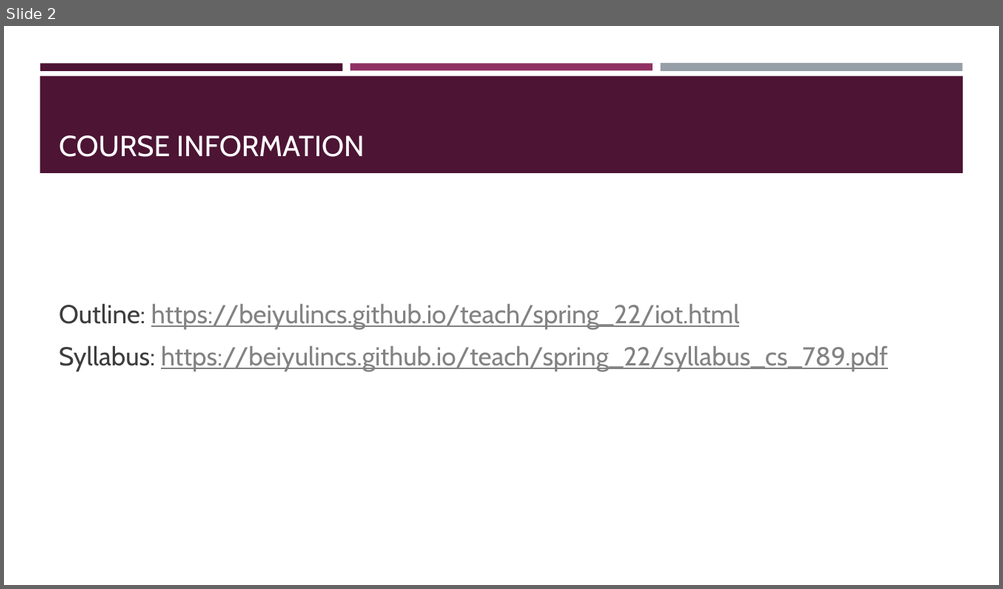
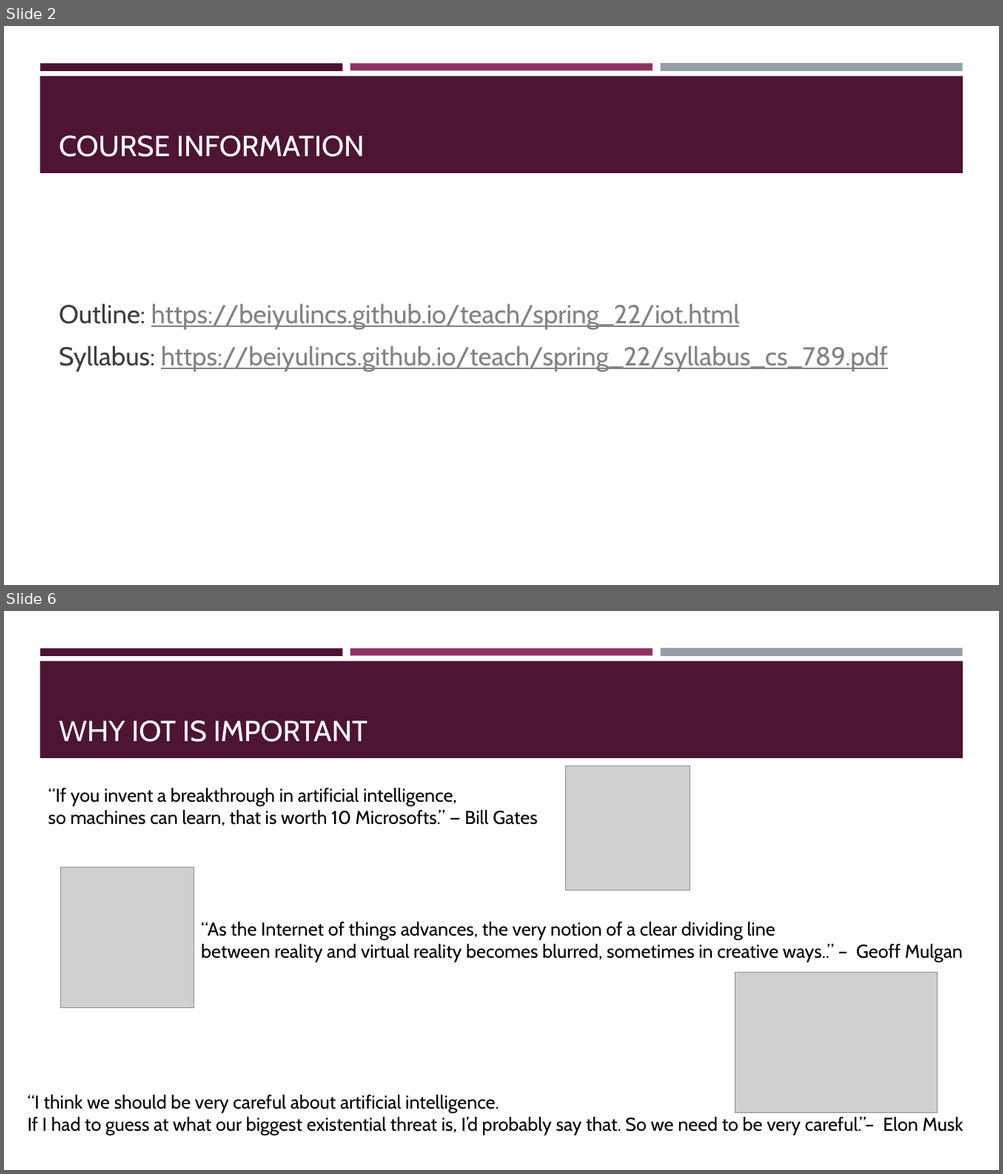
Before and after one commit to BeiyuLinCS/beiyulin.github.io, a slide deck: teach/fall_21/slides/ds_1.pptx. Shown one above the other, each under a label of ours: slide 2 before the commit, slides 2 and 6 after it; the slides between them are not shown. The pictures are 1003x589 and 1003x1174 pixels, drawn with LibreOffice and Linux fonts; fonts in the diff are those of the drawing; grey boxes stand for pictures. Boxes give left, top, right and bottom in pixels: in the first picture for what was removed or moved away, otherwise in the second. Text is boxed around its words. In the diff, an @@ line names an element or a change of style, - is before the commit and + after.

```diff
--- a/teach/fall_21/slides/ds_1.pptx
+++ b/teach/fall_21/slides/ds_1.pptx
@@ slide 6 added at box(4, 611, 999, 1170), background #FFFFFF; not listed: 4 template elements that a slide beside it also shows @@
@@ title added at box(59, 721, 367, 742), 28 pt, text #FFFFFF @@
+WHY IOT IS IMPORTANT
@@ text added at box(48, 788, 538, 826), 18 pt, text #000000 @@
+“If you invent a breakthrough in artificial intelligence,
+so machines can learn, that is worth 10 Microsofts.” — Bill Gates
@@ picture added at box(566, 766, 691, 891) @@
@@ picture added at box(61, 868, 194, 1008) @@
@@ text added at box(201, 922, 962, 963), 18 pt, text #000000 @@
+“As the Internet of things advances, the very notion of a clear dividing line
+between reality and virtual reality becomes blurred, sometimes in creative ways..” – Geoff Mulgan
@@ picture added at box(734, 973, 936, 1113) @@
@@ text added at box(28, 1095, 963, 1136), 18 pt, text #000000 @@
+“I think we should be very careful about artificial intelligence.
+If I had to guess at what our biggest existential threat is, I’d probably say that. So we need to be very careful.”– Elon Musk
```
Also in this commit, not shown: 3 slides changed, 3 other slides added, 16 slides removed, 7 other files.
